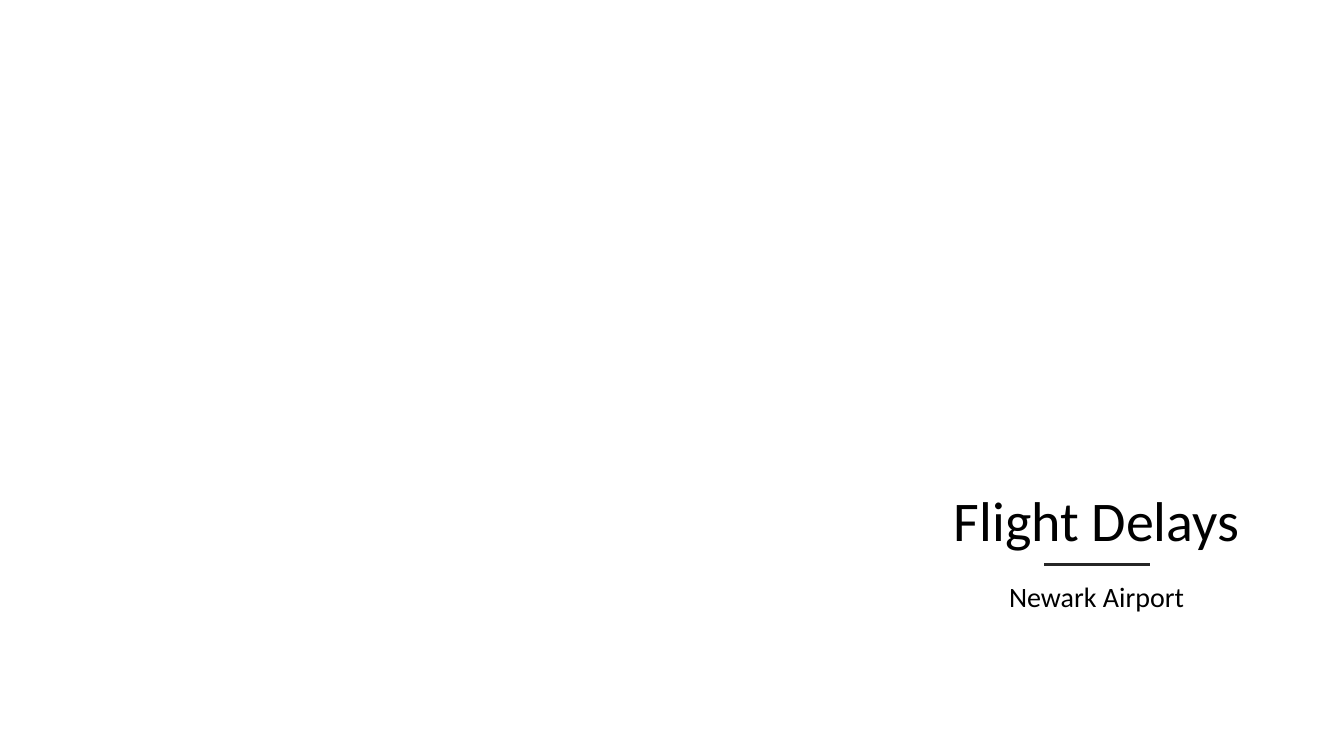
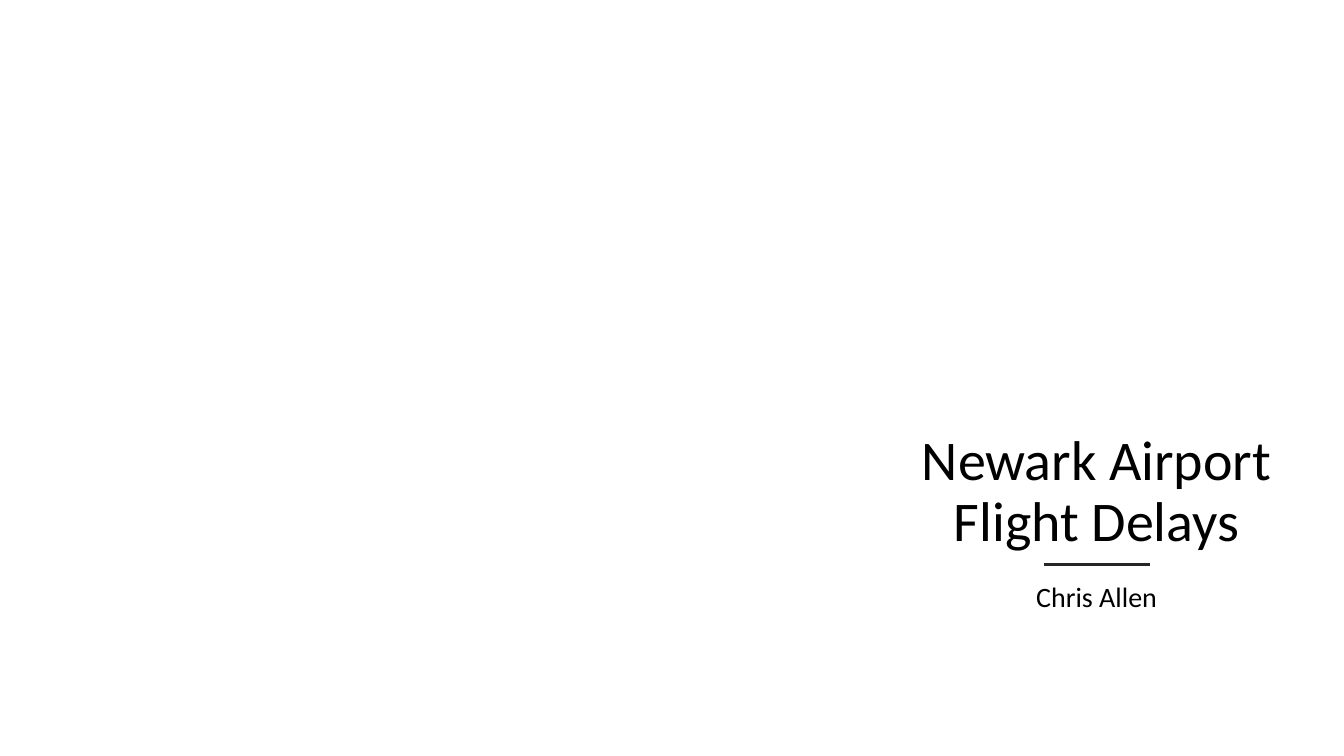
Before and after one commit to c-a11en/codeclan_final_project, a slide deck: slide 1 of Flight Delays Presentation.pptx. Drawn at 1344x756 pixels with LibreOffice and Linux fonts; fonts in the diff are those of the drawing; background and template pictures are left out. Boxes give left, top, right and bottom in pixels: in the first picture for what was removed or moved away, otherwise in the second. Text is boxed around its words. In the diff, an @@ line names an element or a change of style, - is before the commit and + after.

```diff
--- a/Flight Delays Presentation.pptx
+++ b/Flight Delays Presentation.pptx
@@ title at bbox=[922, 441, 1271, 551]: text changed @@
-Flight Delays
+Newark Airport
+Flight Delays
@@ subtitle at bbox=[1036, 587, 1157, 608]: text changed @@
-Newark Airport
+Chris Allen
```
Also in this commit, not shown: 9 other slides changed, 2 slides added, 1 slide removed.
